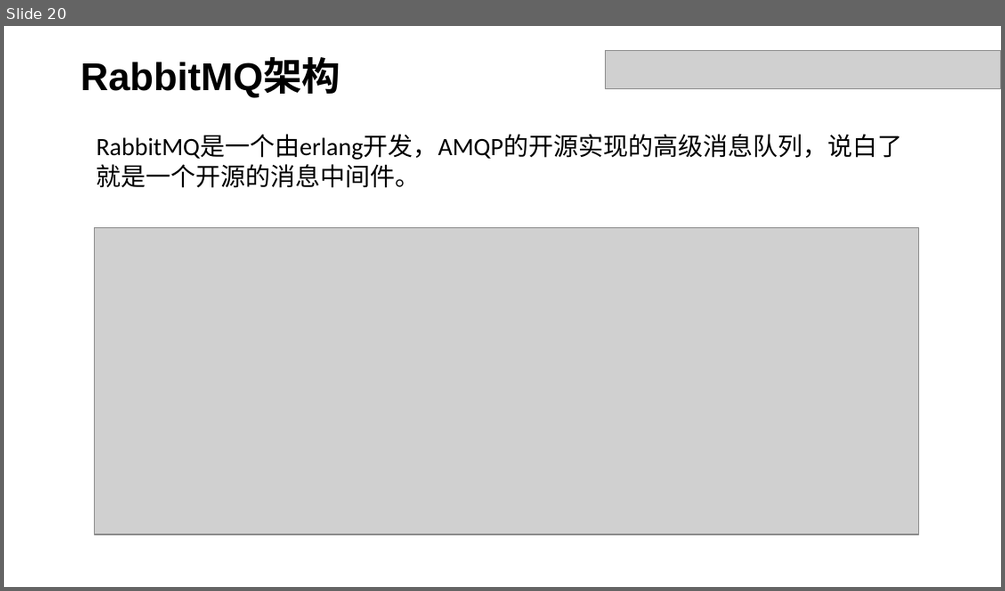
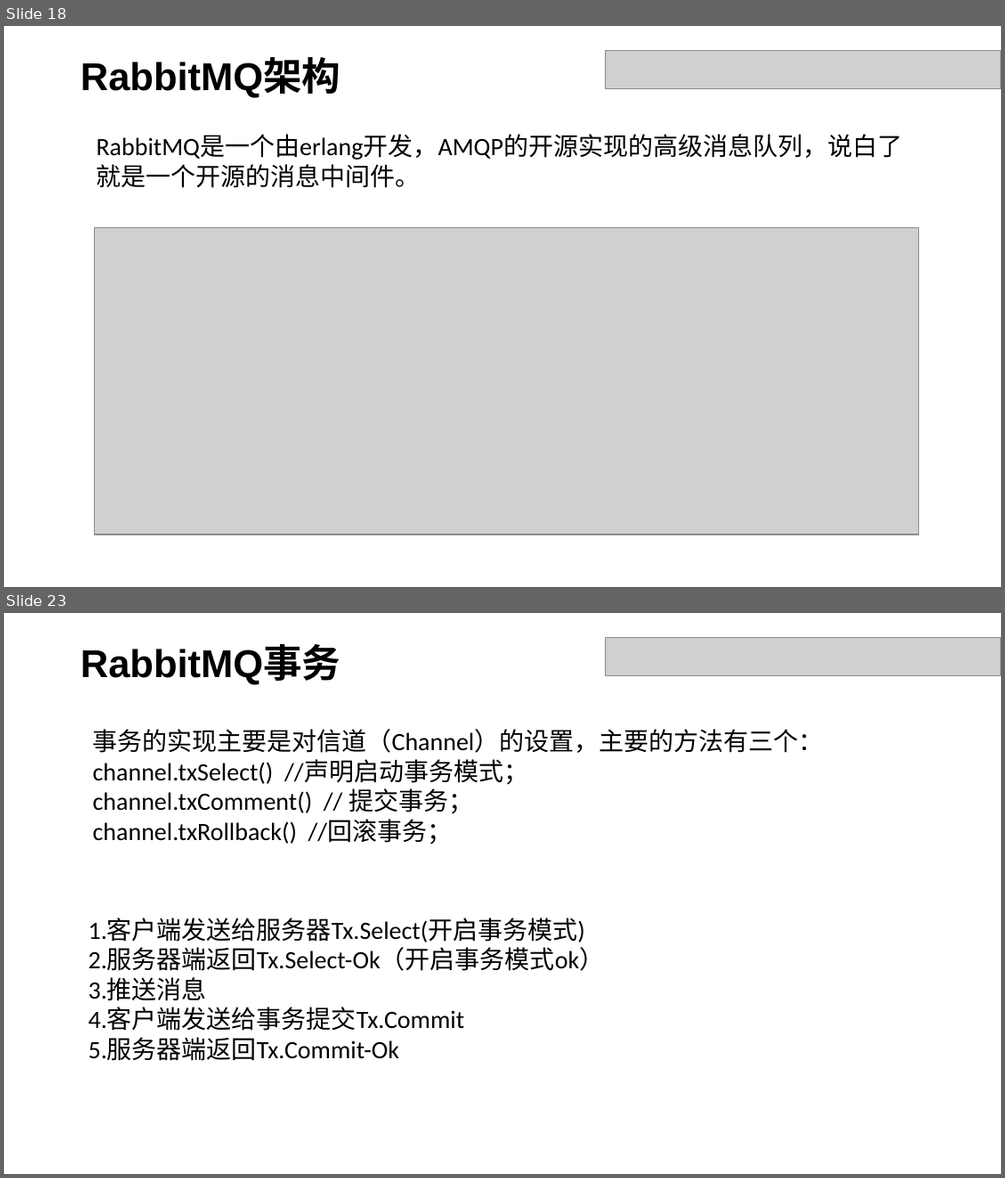
Before and after one commit to dxh122685692/doc, a slide deck: 分享.pptx. Shown one above the other, each under a label of ours: slide 20 before the commit, slides 18 and 23 after it; the slides between them are not shown. The pictures are 1005x591 and 1005x1178 pixels, drawn with LibreOffice and Linux fonts; fonts in the diff are those of the drawing; grey boxes stand for pictures. Boxes give left, top, right and bottom in pixels: in the first picture for what was removed or moved away, otherwise in the second. Text is boxed around its words. In the diff, an @@ line names an element or a change of style, - is before the commit and + after.

```diff
--- a/分享.pptx
+++ b/分享.pptx
@@ slide 23 added at box(4, 613, 1001, 1174), background #FFFFFF @@
@@ picture added at box(605, 638, 1001, 676) @@
@@ text added at box(81, 647, 340, 685), 28 pt, text #000000, bold @@
+RabbitMQ事务
@@ text added at box(93, 729, 824, 844), 18 pt, text #000000 @@
+事务的实现主要是对信道（Channel）的设置，主要的方法有三个：
+channel.txSelect() //声明启动事务模式；
+channel.txComment() // 提交事务；
+channel.txRollback() //回滚事务；
@@ text added at box(89, 917, 605, 1061), 18 pt, text #000000 @@
+1.客户端发送给服务器Tx.Select(开启事务模式)
+2.服务器端返回Tx.Select-Ok（开启事务模式ok）
+3.推送消息
+4.客户端发送给事务提交Tx.Commit
+5.服务器端返回Tx.Commit-Ok
@@ what was slide 20 is now slide 18 @@
```
Also in this commit, not shown: 4 slides changed, 8 other slides added, 6 slides removed.
